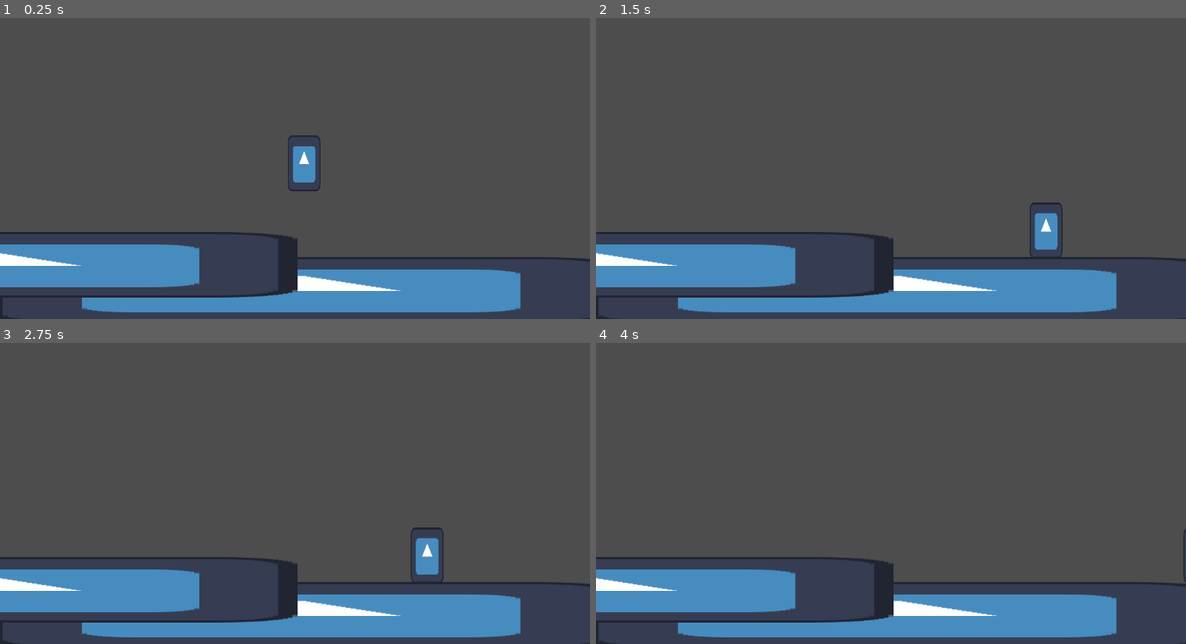
Above: before the commit, frames 1-4 (two rows, left to right).
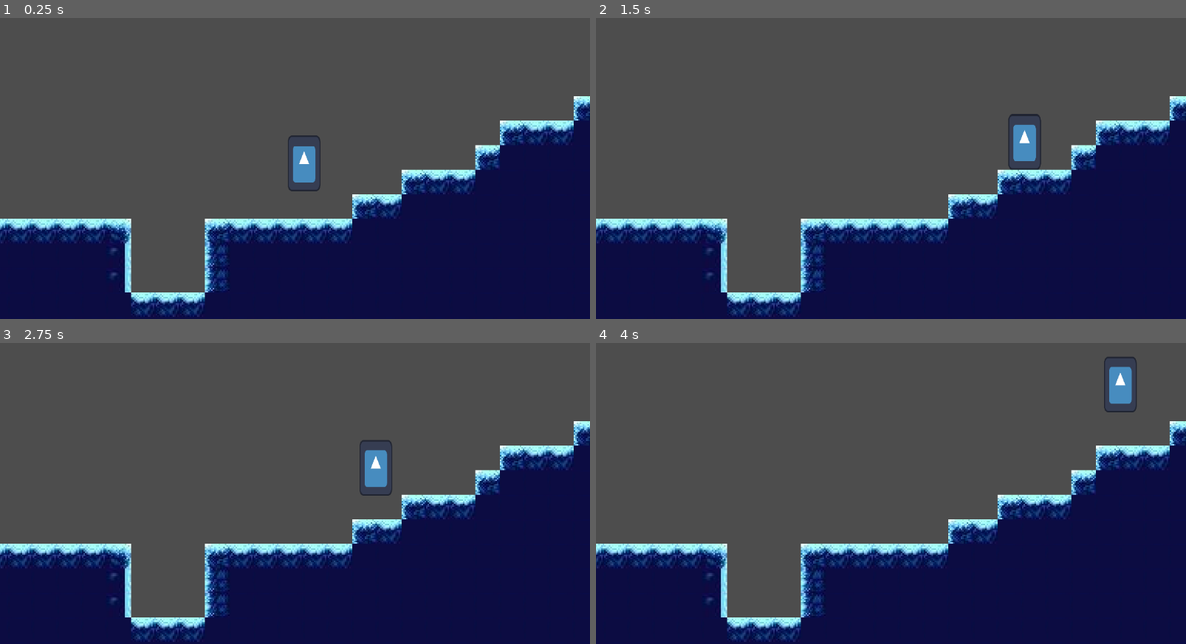
Above: after the commit, the same moments.

Repository: ssheng2000/ChipiChapa
Game: Godot game, scene res://world.tscn
The game is run twice, just before and just after one commit, with the same random seed, the same clock (stepped at 60 frames per second) and the same inputs. The engine's default icon, where the game draws it, is replaced by a stand-in: a white triangle on a blue panel in a dark square.
Inputs:
- Up to frame 1 (0.25 s): no input
- Up to frame 2 (1.5 s): tap Enter (ui_accept) at 0.5, 0.77 s; hold Right (ui_right) from 0.53 s (still down)
- Up to frame 3 (2.75 s): tap Enter (ui_accept) at 1.52 s; release Right (ui_right) at 2.03 s; hold Left (ui_left) from 2.03 s (still down)
- Up to frame 4 (4 s): release Left (ui_left) at 2.78 s; hold Right (ui_right) from 2.78 s (still down); tap Enter (ui_accept) at 3.02, 3.77 s

The runs differ from the first frame. In frame 1, 41% of the frame differs, in the area x 0-100%, y 25-100%; in frame 2, 41%; in frame 3, 41%; in frame 4, 41%.

Commit message:
Change placeholder world to test tilemap

Diff:
--- a/world.tscn
+++ b/world.tscn
@@ -1,35 +1,13 @@
 [gd_scene format=3 uid="uid://dg81nakk3wuti"]
 
-[ext_resource type="Texture2D" uid="uid://d4i57vu4p7j" path="res://icon.svg" id="1_f3sb7"]
 [ext_resource type="PackedScene" uid="uid://b8eo4gkb6tpip" path="res://player.tscn" id="2_fj7yv"]
-
-[sub_resource type="RectangleShape2D" id="RectangleShape2D_f3sb7"]
-size = Vector2(1229, 121)
+[ext_resource type="PackedScene" uid="uid://cdonasd1xjlnd" path="res://Scenes/Areas/area_1.tscn" id="2_tlwt5"]
 
 [node name="world" type="Node2D" unique_id=1856454705]
-
-[node name="StaticBody2D" type="StaticBody2D" parent="." unique_id=11209780]
-
-[node name="CollisionShape2D" type="CollisionShape2D" parent="StaticBody2D" unique_id=1951515669]
-position = Vector2(579.5, 589.5)
-shape = SubResource("RectangleShape2D_f3sb7")
-
-[node name="Sprite2D" type="Sprite2D" parent="StaticBody2D" unique_id=610735065]
-position = Vector2(588.00006, 591)
-scale = Vector2(9.718751, 1)
-texture = ExtResource("1_f3sb7")
 
 [node name="Player" parent="." unique_id=1287424047 instance=ExtResource("2_fj7yv")]
 position = Vector2(594, 369)
 
-[node name="StaticBody2D2" type="StaticBody2D" parent="." unique_id=874862451]
-position = Vector2(-615, -49)
-
-[node name="CollisionShape2D" type="CollisionShape2D" parent="StaticBody2D2" unique_id=1949409394]
-position = Vector2(579.5, 589.5)
-shape = SubResource("RectangleShape2D_f3sb7")
-
-[node name="Sprite2D" type="Sprite2D" parent="StaticBody2D2" unique_id=1412387603]
-position = Vector2(581, 591)
-scale = Vector2(9.609375, 1)
-texture = ExtResource("1_f3sb7")
+[node name="Area1" parent="." unique_id=824580844 instance=ExtResource("2_tlwt5")]
+position = Vector2(400, 500)
+scale = Vector2(3, 3)
